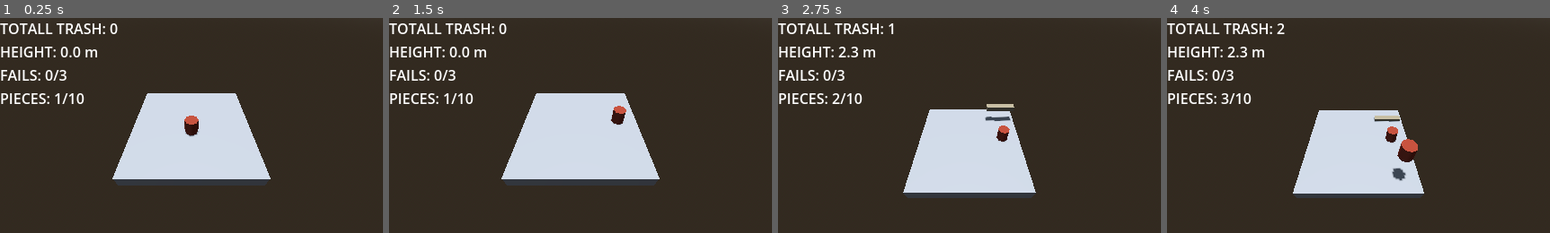
Above: before the commit, frames 1-4 (left to right).
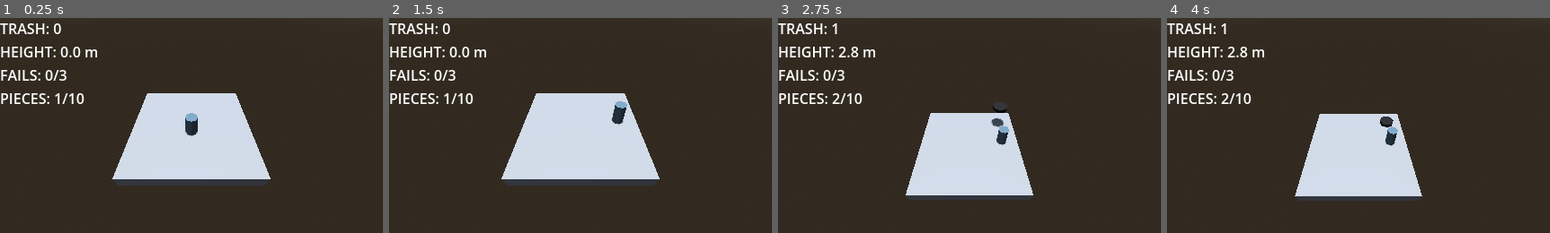
Above: after the commit, the same moments.

Repository: coconutTM/Stack-Chaos
Game: Godot game, scene res://scenes/main.tscn
The game is run twice, just before and just after one commit, with the same random seed, the same clock (stepped at 60 frames per second) and the same inputs.
Inputs (mouse positions are in pixels of both pictures, inside the frame that each line leads up to):
- Up to frame 1 (0.25 s): no input
- Up to frame 2 (1.5 s): tap Enter at 0.5 s; move the mouse to (664, 114) at 0.52 s; click (664, 114) at 0.67 s; tap Space at 1.25 s; move the mouse to (503, 136) at 1.27 s; click (503, 136) at 1.42 s
- Up to frame 3 (2.75 s): move the mouse to (1007, 78) at 2.02 s; click (1007, 78) at 2.17 s
- Up to frame 4 (4 s): move the mouse to (1339, 168) at 2.77 s; click (1339, 168) at 2.92 s; move the mouse to (1473, 157) at 3.52 s; click (1473, 157) at 3.67 s

The runs differ from the first frame. In frame 1, 1.1% of the frame differs, in the area x 2-52%, y 2-55%; in frame 2, 1.1%; in frame 3, 2.9%; in frame 4, 3.5%, in the area x 2-68%, y 2-85%.

Commit message:
Phase 0: fix HUD, add square/cylinder blocks, freeze on game over, web export preset
Co-Authored-By: Claude Sonnet 5.5 <noreply@anthropic.com>

Diff:
--- a/resources/block_physics.tres
+++ b/resources/block_physics.tres
@@ -1,5 +1,4 @@
-[gd_resource type="PhysicsMaterial" format=3]
+[gd_resource type="PhysicsMaterial" format=3 uid="uid://culdnuwg6uca6"]
 
 [resource]
 friction = 0.9
-bounce = 0.0
--- /dev/null
+++ b/scenes/blocks/block_cylinder.tscn
@@ -0,0 +1,32 @@
+[gd_scene format=3 uid="uid://7ldqqkgwrj48"]
+
+[ext_resource type="Script" uid="uid://b6ii1x0rv0eof" path="res://scripts/block.gd" id="1_script"]
+[ext_resource type="PhysicsMaterial" uid="uid://culdnuwg6uca6" path="res://resources/block_physics.tres" id="2_phys"]
+
+[sub_resource type="CylinderMesh" id="CylinderMesh_cyl"]
+top_radius = 0.45
+bottom_radius = 0.45
+height = 1.6
+radial_segments = 8
+
+[sub_resource type="StandardMaterial3D" id="Material_cyl"]
+albedo_color = Color(0.35, 0.45, 0.5, 1)
+roughness = 1.0
+
+[sub_resource type="CylinderShape3D" id="CylinderShape3D_cyl"]
+height = 1.6
+radius = 0.45
+
+[node name="BlockCylinder" type="RigidBody3D"]
+mass = 2.0
+linear_damp = 0.4
+angular_damp = 1.8
+physics_material_override = ExtResource("2_phys")
+script = ExtResource("1_script")
+
+[node name="MeshInstance3D" type="MeshInstance3D" parent="."]
+material_override = SubResource("Material_cyl")
+mesh = SubResource("CylinderMesh_cyl")
+
+[node name="CollisionShape3D" type="CollisionShape3D" parent="."]
+shape = SubResource("CylinderShape3D_cyl")
--- /dev/null
+++ b/scenes/blocks/block_square.tscn
@@ -0,0 +1,28 @@
+[gd_scene format=3 uid="uid://b68m3wan8pbif"]
+
+[ext_resource type="Script" uid="uid://b6ii1x0rv0eof" path="res://scripts/block.gd" id="1_script"]
+[ext_resource type="PhysicsMaterial" uid="uid://culdnuwg6uca6" path="res://resources/block_physics.tres" id="2_phys"]
+
+[sub_resource type="BoxMesh" id="BoxMesh_square"]
+size = Vector3(0.9, 0.9, 0.9)
+
+[sub_resource type="StandardMaterial3D" id="Material_square"]
+albedo_color = Color(0.3, 0.3, 0.33, 1)
+roughness = 1.0
+
+[sub_resource type="BoxShape3D" id="BoxShape3D_square"]
+size = Vector3(0.9, 0.9, 0.9)
+
+[node name="BlockSquare" type="RigidBody3D"]
+mass = 2.0
+linear_damp = 0.3
+angular_damp = 0.6
+physics_material_override = ExtResource("2_phys")
+script = ExtResource("1_script")
+
+[node name="MeshInstance3D" type="MeshInstance3D" parent="."]
+material_override = SubResource("Material_square")
+mesh = SubResource("BoxMesh_square")
+
+[node name="CollisionShape3D" type="CollisionShape3D" parent="."]
+shape = SubResource("BoxShape3D_square")
--- a/scripts/block.gd
+++ b/scripts/block.gd
@@ -2,8 +2,8 @@
 extends RigidBody3D
 
 # ชนิดของบล็อก ⇄ ชื่อ scene ใน scenes/blocks/ (ดู Kind.SCENES)
-enum Kind { CRATE, PLANK, FRIDGE, BARREL, TIRE }
-const KIND_COUNT := 5
+enum Kind { CRATE, PLANK, FRIDGE, BARREL, TIRE, SQUARE, CYLINDER }
+const KIND_COUNT := 7
 
 # ความหนืดที่ทำให้บล็อกที่ชิดกัน "ติด" กันเล็กน้อยคล้ายสไลม์ (หน่วง relative velocity
 # ของคู่ที่สัมผัสกันอยู่ ไม่ใช่แรงดึงดูดข้ามที่ว่าง) ยิ่งค่าสูง ยิ่งหนืด/กองง่ายขึ้น
@@ -16,6 +16,8 @@
 	Kind.FRIDGE: preload("res://scenes/blocks/block_fridge.tscn"),
 	Kind.BARREL: preload("res://scenes/blocks/block_barrel.tscn"),
 	Kind.TIRE: preload("res://scenes/blocks/block_tire.tscn"),
+	Kind.SQUARE: preload("res://scenes/blocks/block_square.tscn"),
+	Kind.CYLINDER: preload("res://scenes/blocks/block_cylinder.tscn"),
 }
 
 var released := false   # ถูกปล่อยลงมาแล้วหรือยัง
@@ -49,6 +51,12 @@
 	freeze = false  # เริ่มให้ฟิสิกส์ทำงาน
 
 
+# หยุดฟิสิกส์ของชิ้นนี้ค้างไว้ตรงนั้น (ใช้ตอนจบเกม ไม่ให้กลิ้งต่อ)
+func freeze_in_place() -> void:
+	freeze_mode = RigidBody3D.FREEZE_MODE_KINEMATIC
+	freeze = true
+
+
 # ความสูงของขอบบนสุดของบล็อกนี้ (คิดตามการหมุนจริง)
 func top_y() -> float:
 	return (_mesh.global_transform * _mesh.get_aabb()).end.y
--- a/scripts/main.gd
+++ b/scripts/main.gd
@@ -9,6 +9,7 @@
 const MAX_FAILS := 3      # หลุดกองครบกี่ชิ้น = แพ้ (ไม่เว้นฐาน ชิ้นแรกก็นับเหมือนกัน)
 const WIN_HEIGHT := 7.5   # กองสูงถึงเท่านี้ (เมตร) ก่อนของหมด = ชนะ
 const MAX_PIECES := 10    # ของให้ใช้แค่นี้ชิ้น (นับทุกชิ้นที่ spawn แม้จะหลุด) ใช้ครบแล้วยังไม่ถึง WIN_HEIGHT = แพ้
+const RESTART_DELAY := 0.3  # หน่วงหลังจบเกมกี่วินาทีก่อนรับคลิกเริ่มใหม่ (กันเผลอคลิกข้าม)
 
 @onready var camera: Camera3D = $Camera3D
 @onready var blocks_root: Node3D = $Blocks
@@ -23,6 +24,7 @@
 var won := false
 var tower_top := 0.0
 var wait_time := 0.0
+var _over_at_msec := 0   # เวลา (ms) ที่เกมจบ ใช้คุม RESTART_DELAY
 
 
 func _ready() -> void:
@@ -81,7 +83,8 @@
 		return
 
 	if state == State.GAME_OVER:
-		if event.button_index == MOUSE_BUTTON_LEFT:
+		var elapsed := (Time.get_ticks_msec() - _over_at_msec) / 1000.0
+		if event.button_index == MOUSE_BUTTON_LEFT and elapsed >= RESTART_DELAY:
 			get_tree().reload_current_scene()
 		return
 
@@ -144,14 +147,24 @@
 
 
 func update_ui() -> void:
-	score_label.text = "TOTALL TRASH: %d\nHEIGHT: %.1f m\nFAILS: %d/%d\nPIECES: %d/%d" % [
+	score_label.text = "TRASH: %d\nHEIGHT: %.1f m\nFAILS: %d/%d\nPIECES: %d/%d" % [
 		score, tower_top, failed_attempts, MAX_FAILS, pieces_used, MAX_PIECES
 	]
 
 
+# ใช้ร่วมกันทั้งชนะ/แพ้: เปลี่ยนสถานะ จับเวลา และหยุดฟิสิกส์ของทุกชิ้น
+func _end_game() -> void:
+	state = State.GAME_OVER
+	_over_at_msec = Time.get_ticks_msec()
+	for b in blocks_root.get_children():
+		var blk := b as Block
+		if blk:
+			blk.freeze_in_place()
+
+
 func win() -> void:
 	won = true
-	state = State.GAME_OVER
+	_end_game()
 	game_over_label.text = "QUOTA MET!\nHEIGHT: %.1f m\nPIECES USED: %d/%d\n\nclick to play again" % [
 		tower_top, pieces_used, MAX_PIECES
 	]
@@ -159,7 +172,7 @@
 
 
 func game_over() -> void:
-	state = State.GAME_OVER
+	_end_game()
 	game_over_label.text = "YOU'RE FIRED!\nHEIGHT: %.1f m\nDROPPED: %d PIECES\nUSED: %d/%d\n\nclick to retry" % [
 		tower_top, failed_attempts, pieces_used, MAX_PIECES
 	]
Not shown, added: export_presets.cfg
Not shown, changed: .gitignore
Not shown, changed: CLAUDE.md
